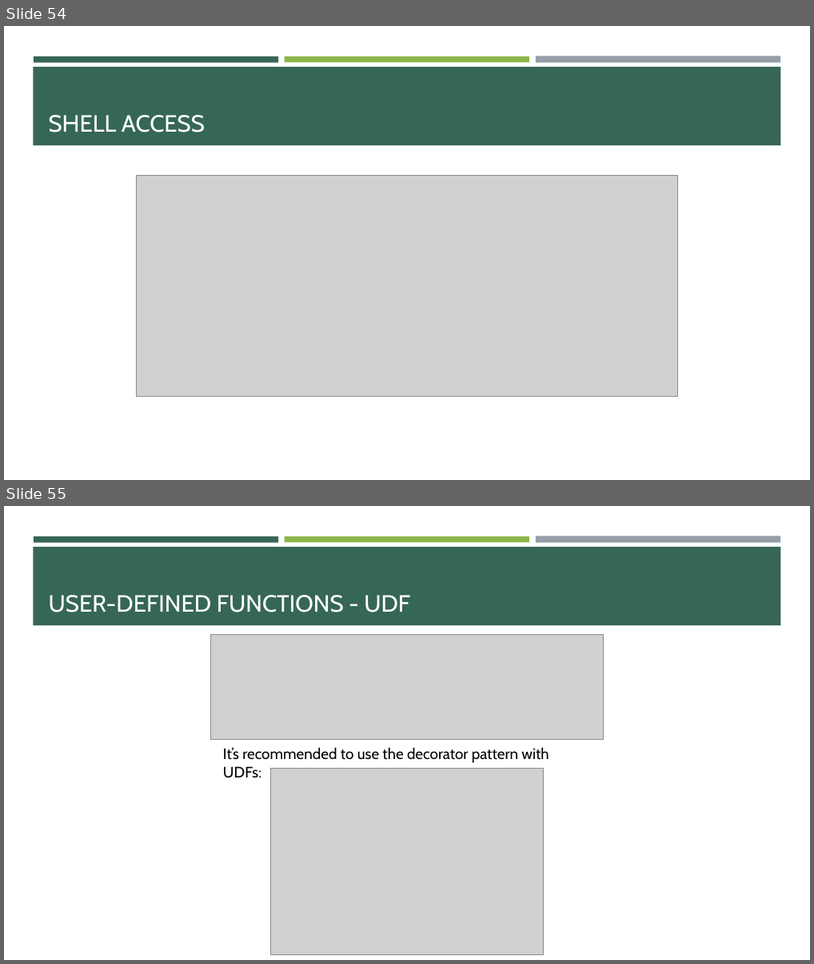
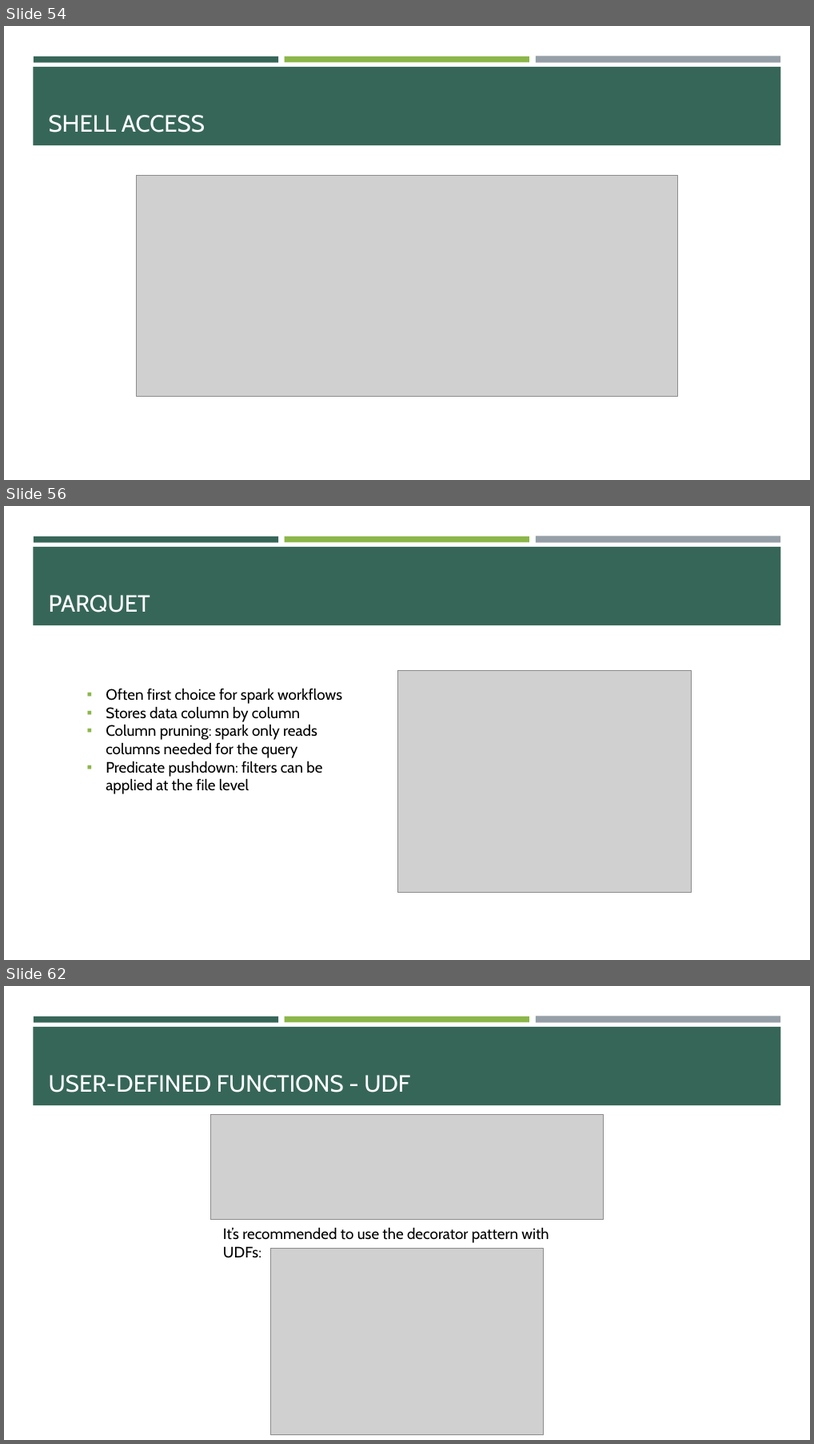
Before and after one commit to e-m-wilson/data_engineering, a slide deck: spark/Spark.pptx. Shown one above the other, each under a label of ours: slides 54 and 55 before the commit, slides 54, 56 and 62 after it; the slides between them are not shown. The pictures are 814x964 and 814x1444 pixels, drawn with LibreOffice and Linux fonts; fonts in the diff are those of the drawing; grey boxes stand for pictures. Boxes give left, top, right and bottom in pixels: in the first picture for what was removed or moved away, otherwise in the second. Text is boxed around its words. In the diff, an @@ line names an element or a change of style, - is before the commit and + after.

```diff
--- a/spark/Spark.pptx
+++ b/spark/Spark.pptx
@@ slide 56 added at [4, 506, 810, 960], background #FFFFFF; not listed: 4 template elements that a slide beside it also shows @@
@@ title added at [49, 595, 150, 612], 28 pt, text #FFFFFF @@
+PARQUET
@@ picture added at [398, 670, 691, 892] @@
@@ text added at [106, 688, 342, 794], 18 pt, text #000000 @@
+▪ Often first choice for spark workflows
+▪ Stores data column by column
+▪ Column pruning: spark only reads columns needed for the query
+▪ Predicate pushdown: filters can be applied at the file level
@@ what was slide 55 is now slide 62 @@
```
Also in this commit, not shown: 1 slide changed, 10 other slides added, 2 slides removed.
